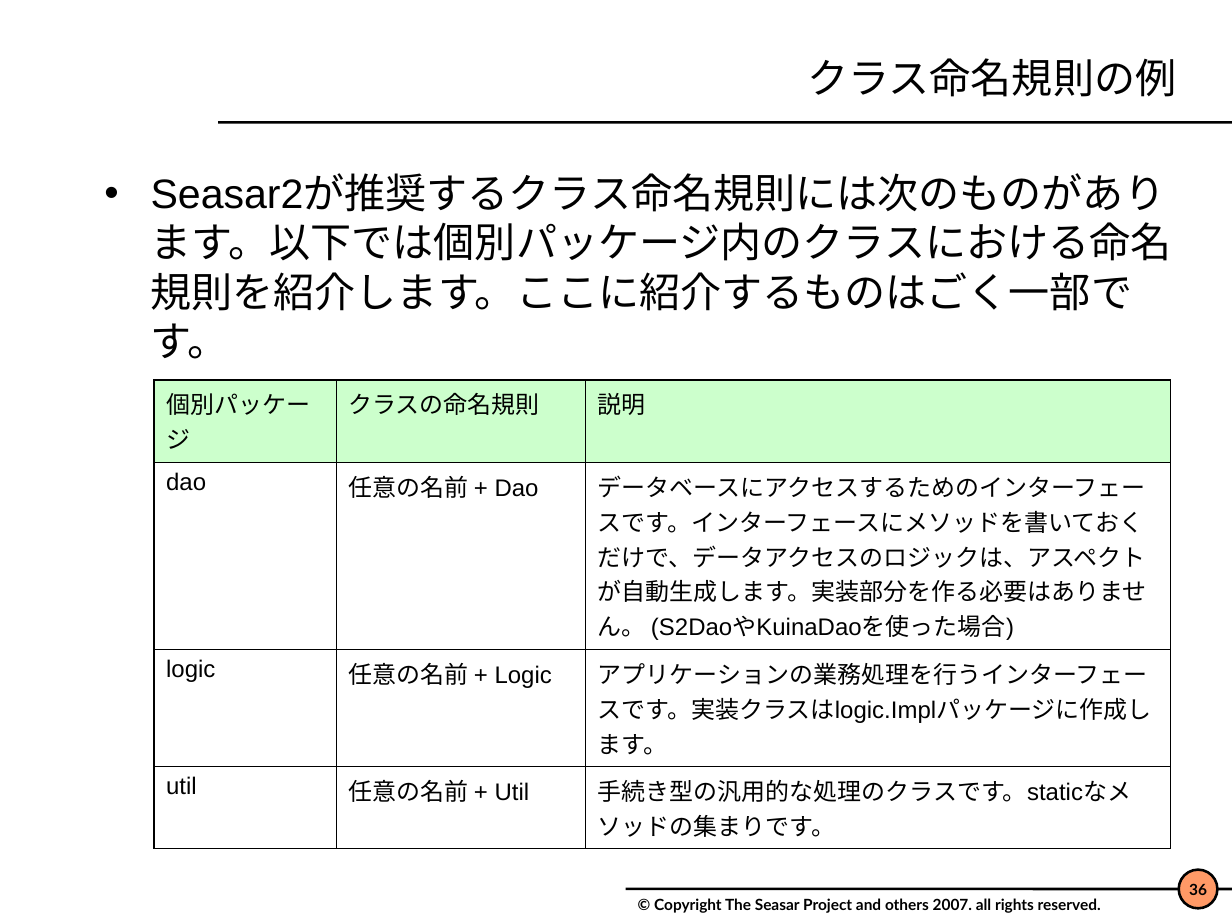
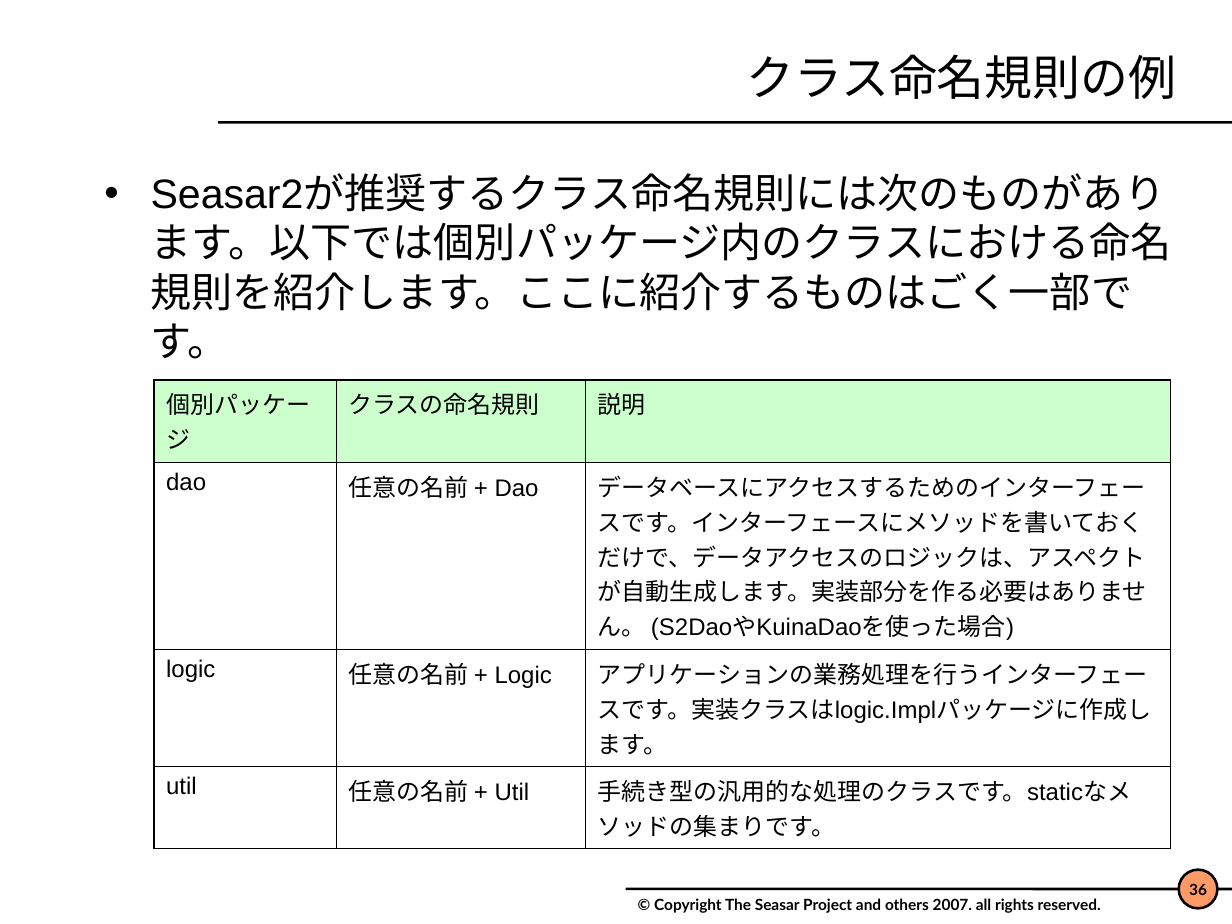
Before and after one commit to svn2github/s2container, a slide deck: slide 36 of trunk/seasar2-tutorial/doc/Seasar2.4.ppt. Drawn at 1232x924 pixels with LibreOffice and Linux fonts; fonts in the diff are those of the drawing; background and template pictures are left out. Boxes give left, top, right and bottom in pixels: in the first picture for what was removed or moved away, otherwise in the second. Text is boxed around its words. In the diff, an @@ line names an element or a change of style, - is before the commit and + after.

```diff
--- a/trunk/seasar2-tutorial/doc/Seasar2.4.ppt
+++ b/trunk/seasar2-tutorial/doc/Seasar2.4.ppt
@@ title "クラス命名規則の例" at box(747, 54, 1177, 99): size 24 to 28 pt @@
```
Also in this commit, not shown: 18 other slides changed, 1 slide added, 2 slides removed.
